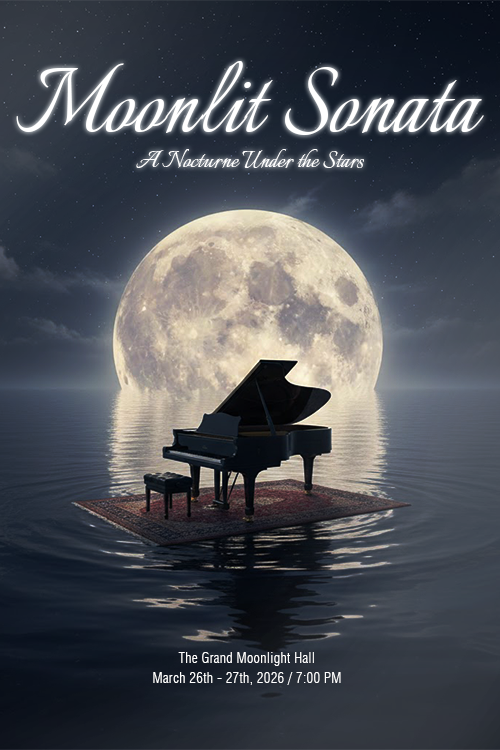
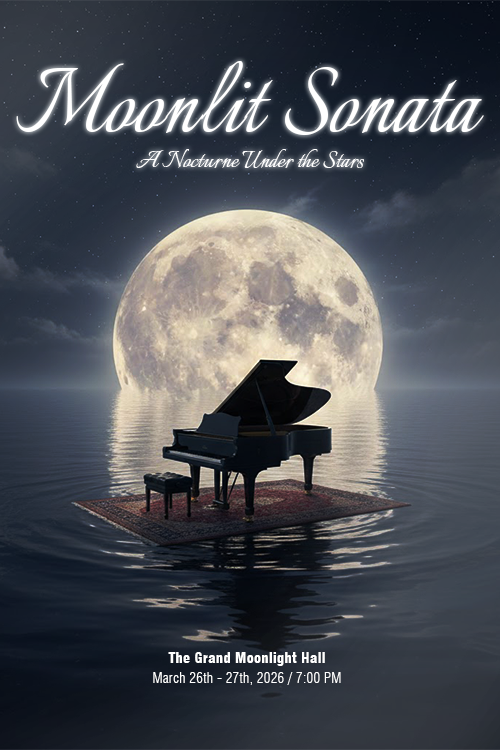
The second 500px x 750px image is a revision of the first. Changes to its layers:
painted on "The Grand Moonlight Hall" over [168, 652, 325, 666]
